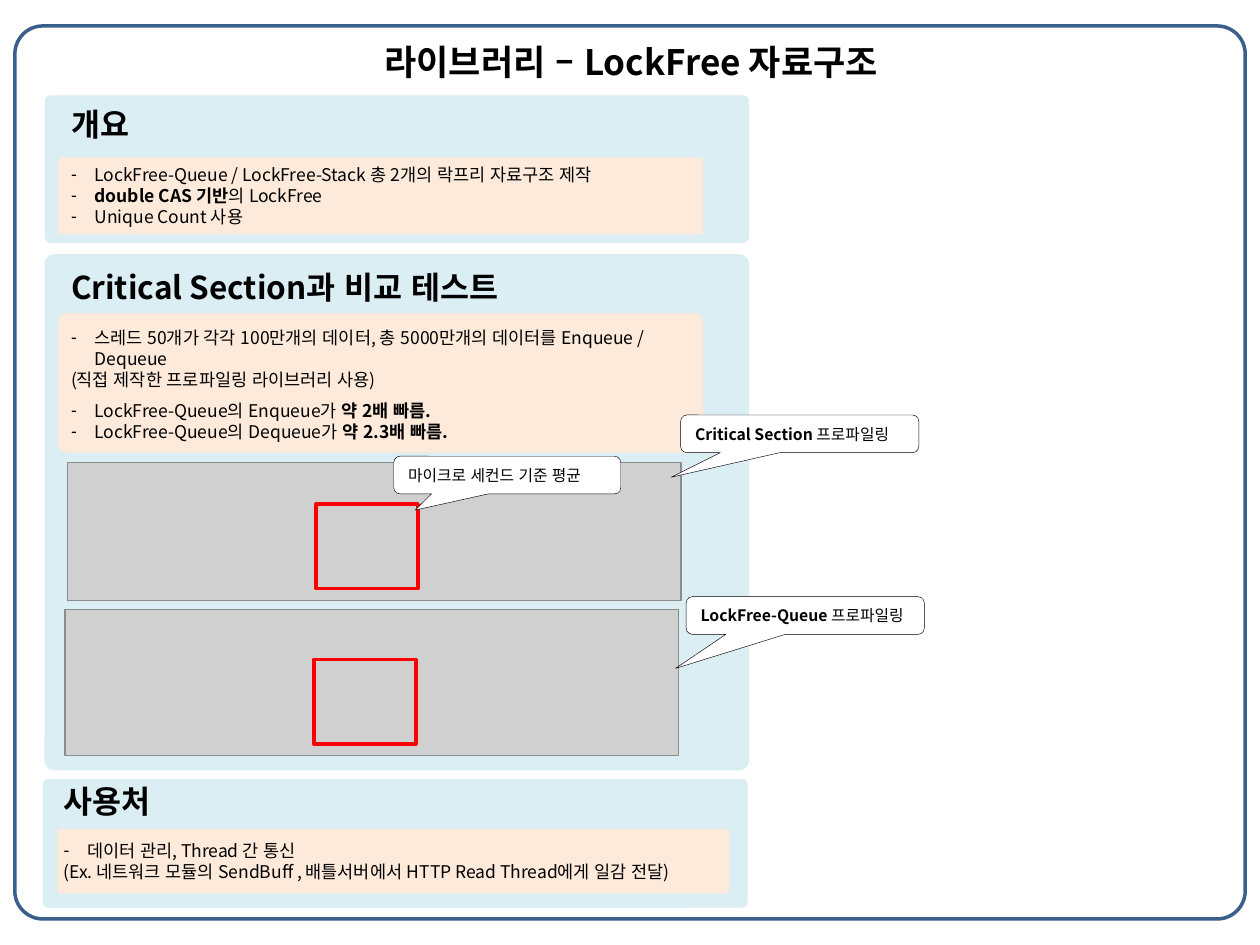
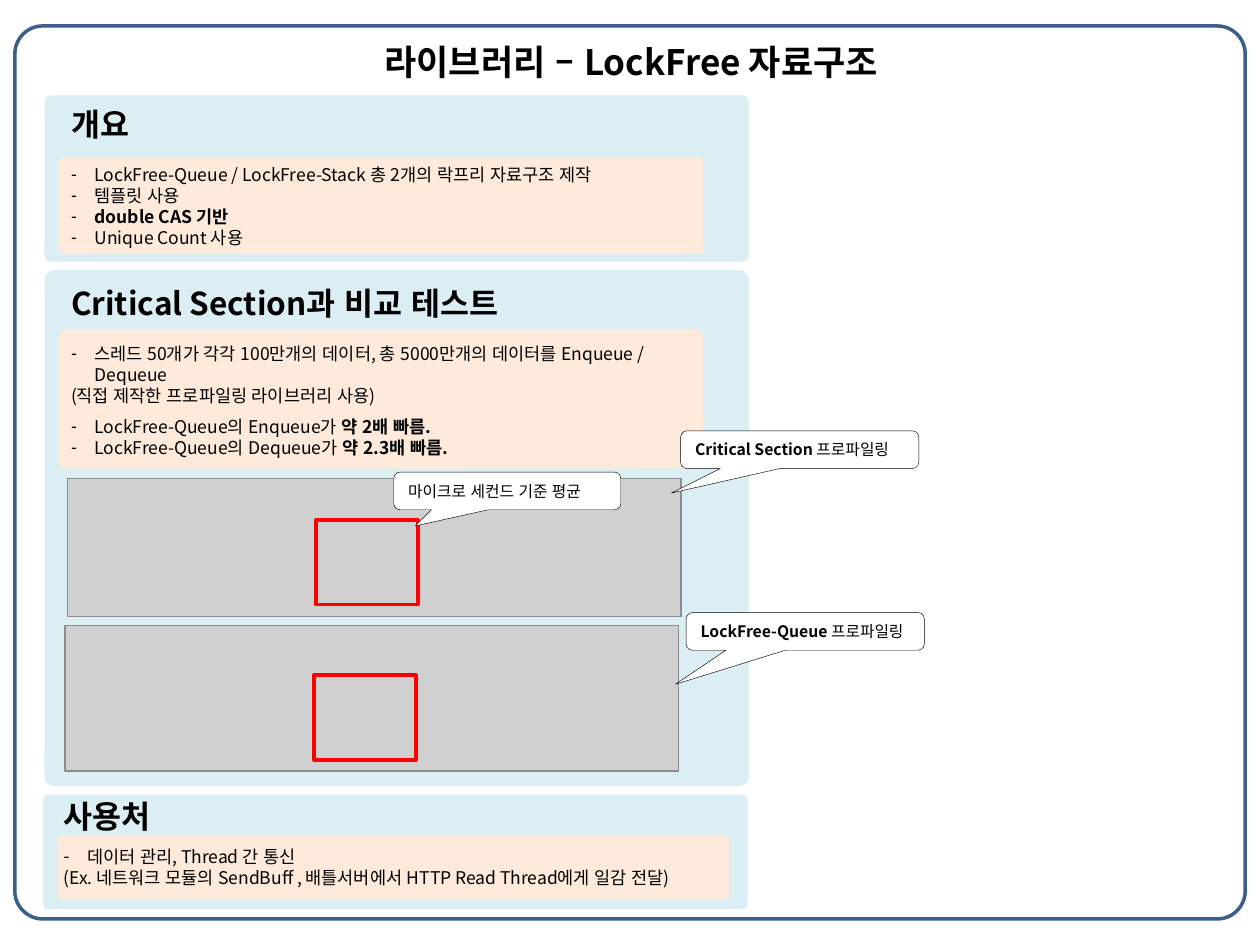
Before and after one commit to Buchen-Apple/MyCode, a slide deck: slide 25 of _포트폴리오/최종/포트폴리오_신버전_송진규.pptx (slide 23 before the commit). Drawn at 1260x945 pixels with LibreOffice and Linux fonts; fonts in the diff are those of the drawing; grey boxes stand for pictures. Boxes give left, top, right and bottom in pixels: in the first picture for what was removed or moved away, otherwise in the second. Text is boxed around its words. In the diff, an @@ line names an element or a change of style, - is before the commit and + after.

```diff
--- a/_포트폴리오/최종/포트폴리오_신버전_송진규.pptx
+++ b/_포트폴리오/최종/포트폴리오_신버전_송진규.pptx
@@ rounded rectangle: place and size @@
-rounded rectangle at (44, 96, 748, 243)
+rounded rectangle at (44, 96, 748, 262)
@@ rounded rectangle: place and size @@
-rounded rectangle at (58, 158, 703, 234)
+rounded rectangle at (58, 158, 703, 255)
@@ text at (95, 187, 228, 225): text changed @@
-– double CAS 기반의 LockFree
+– 템플릿 사용
+– double CAS 기반
@@ 3 rounded speech boxes, 2 pictures, 2 rounded rectangles, 2 rectangles, 1 text: place and size @@
-3 rounded speech boxes, 2 pictures, 2 rounded rectangles, 2 rectangles, 1 text at (44, 255, 925, 771)
+3 rounded speech boxes, 2 pictures, 2 rounded rectangles, 2 rectangles, 1 text at (44, 270, 925, 786)
@@ rounded rectangle: place and size @@
-rounded rectangle at (43, 779, 747, 907)
+rounded rectangle at (43, 795, 747, 910)
@@ text "사용처" rewrapped from (64, 786, 670, 882) to (64, 801, 670, 888) @@
@@ rounded rectangle: place and size @@
-rounded rectangle at (57, 829, 730, 893)
+rounded rectangle at (57, 835, 730, 900)
```
Also in this commit, not shown: 9 other slides changed, 3 slides added, 1 slide removed, 30 other files.
